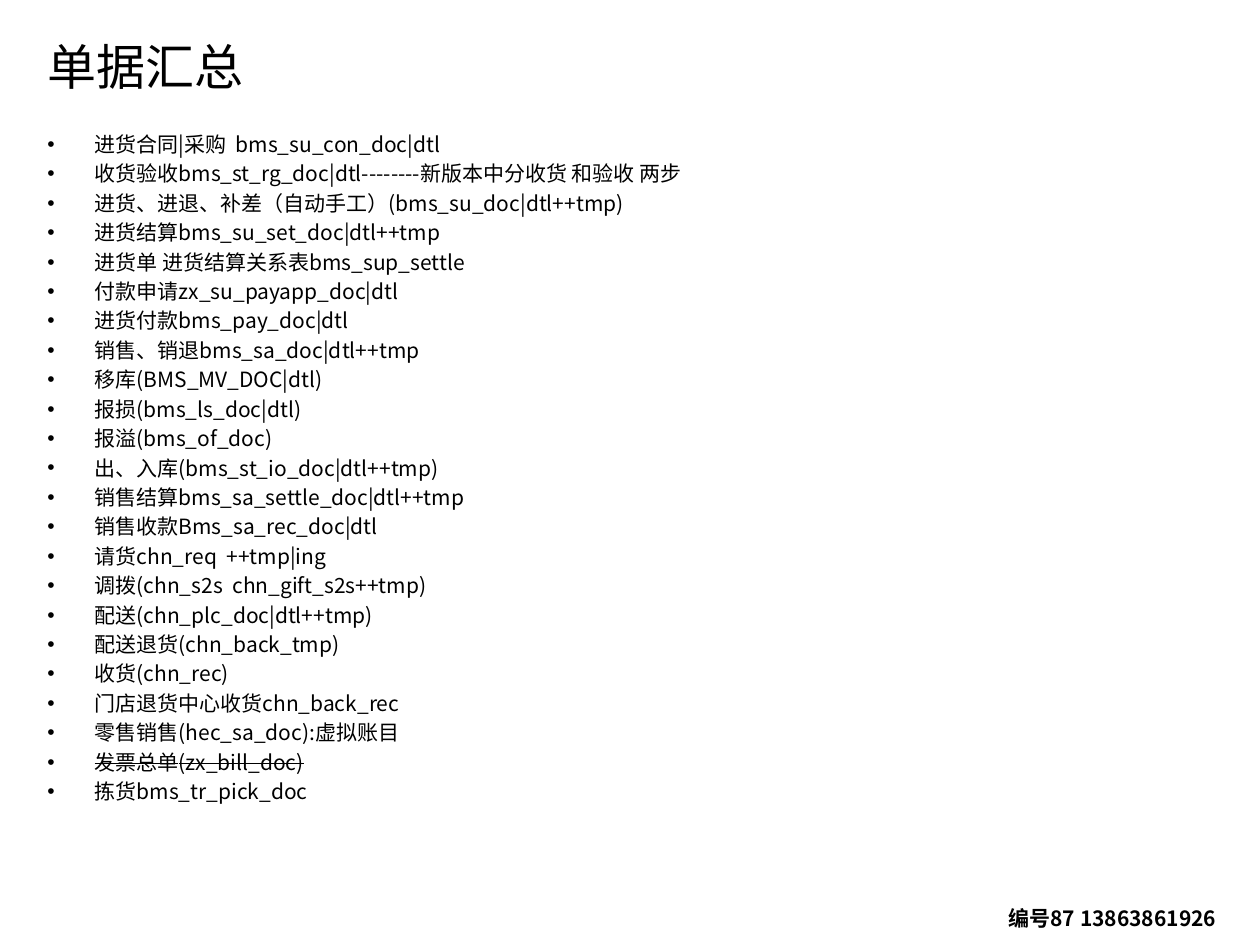
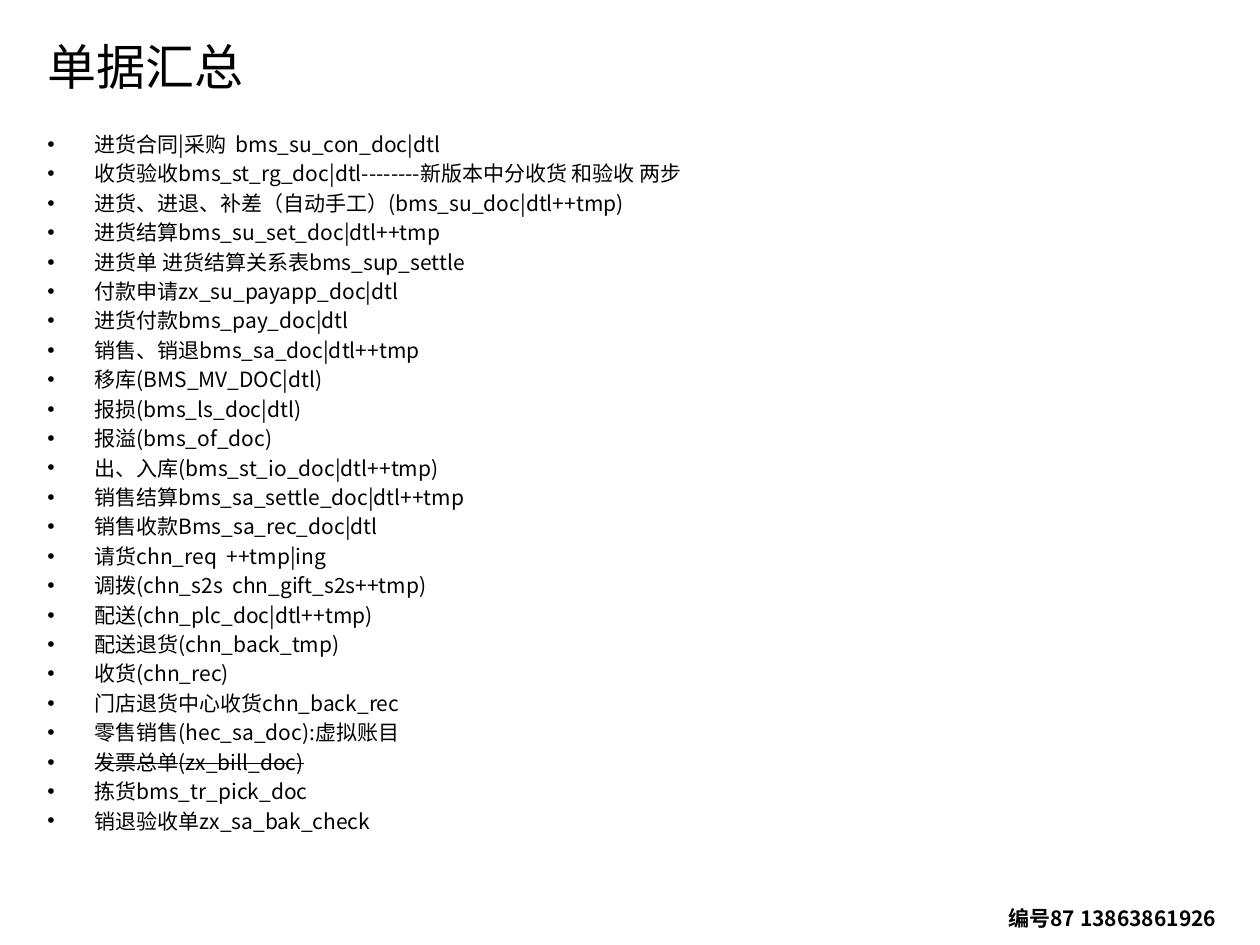
Before and after one commit to sengtang1982/mywork, a slide deck: slide 47 of INCA二次开发手册.pptx. Drawn at 1260x945 pixels with LibreOffice and Linux fonts; fonts in the diff are those of the drawing; background and template pictures are left out. Boxes give left, top, right and bottom in pixels: in the first picture for what was removed or moved away, otherwise in the second. Text is boxed around its words. In the diff, an @@ line names an element or a change of style, - is before the commit and + after.

```diff
--- a/INCA二次开发手册.pptx
+++ b/INCA二次开发手册.pptx
@@ text at [95,811,371,832]: paragraph added @@
+• 销退验收单zx_sa_bak_check
```
Also in this commit, not shown: 1 other slide changed.
